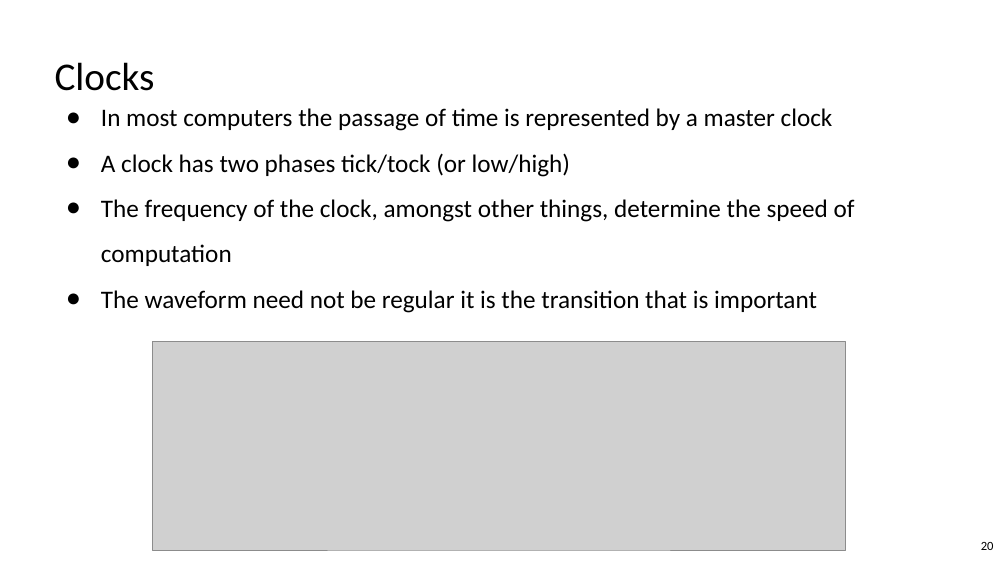
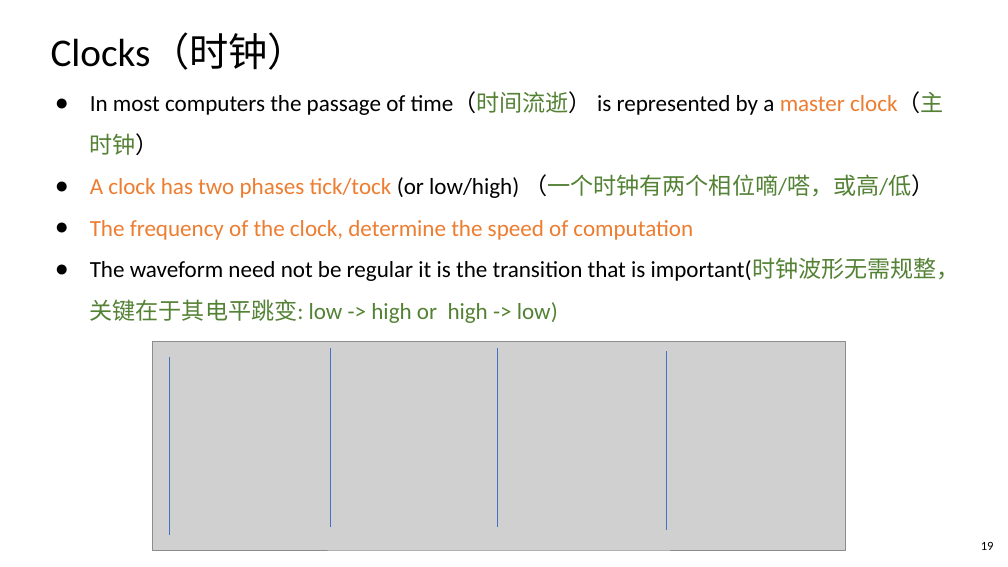
Before and after one commit to vcboy1/Leeds, a slide deck: slide 19 of 26fall/1860/Lecture/Week1.7/Lec 1.7.2 Sequential logic.pptx (slide 20 before the commit). Drawn at 1008x567 pixels with LibreOffice and Linux fonts; fonts in the diff are those of the drawing; grey boxes stand for pictures. Boxes give left, top, right and bottom in pixels: in the first picture for what was removed or moved away, otherwise in the second. Text is boxed around its words. In the diff, an @@ line names an element or a change of style, - is before the commit and + after.

```diff
--- a/26fall/1860/Lecture/Week1.7/Lec 1.7.2 Sequential logic.pptx
+++ b/26fall/1860/Lecture/Week1.7/Lec 1.7.2 Sequential logic.pptx
@@ text at (51, 33, 308, 70): text changed @@
-Clocks
+Clocks（时钟）
@@ text at (90, 92, 960, 323): text changed; size 24 to 22 pt @@
-● In most computers the passage of time is represented by a master clock
-● A clock has two phases tick/tock (or low/high)
-● The frequency of the clock, amongst other things, determine the speed of computation
-● The waveform need not be regular it is the transition that is important
+● In most computers the passage of time（时间流逝） is represented by a master clock（主时钟）
+● A clock has two phases tick/tock (or low/high) （一个时钟有两个相位嘀/嗒，或高/低）
+● The frequency of the clock, determine the speed of computation
+● The waveform need not be regular it is the transition that is important(时钟波形无需规整，关键在于其电平跳变: low -> high or high -> low)
@@ line added from (169, 357) to (169, 535), #4472C4 0.5 pt @@
@@ line added from (330, 348) to (330, 527), #4472C4 0.5 pt @@
@@ line added from (498, 348) to (498, 527), #4472C4 0.5 pt @@
@@ line added from (666, 352) to (666, 530), #4472C4 0.5 pt @@
@@ page number at (981, 542, 994, 550): text changed @@
-20
+19
```
Also in this commit, not shown: 22 other slides changed, 1 slide removed, 10 other files.
